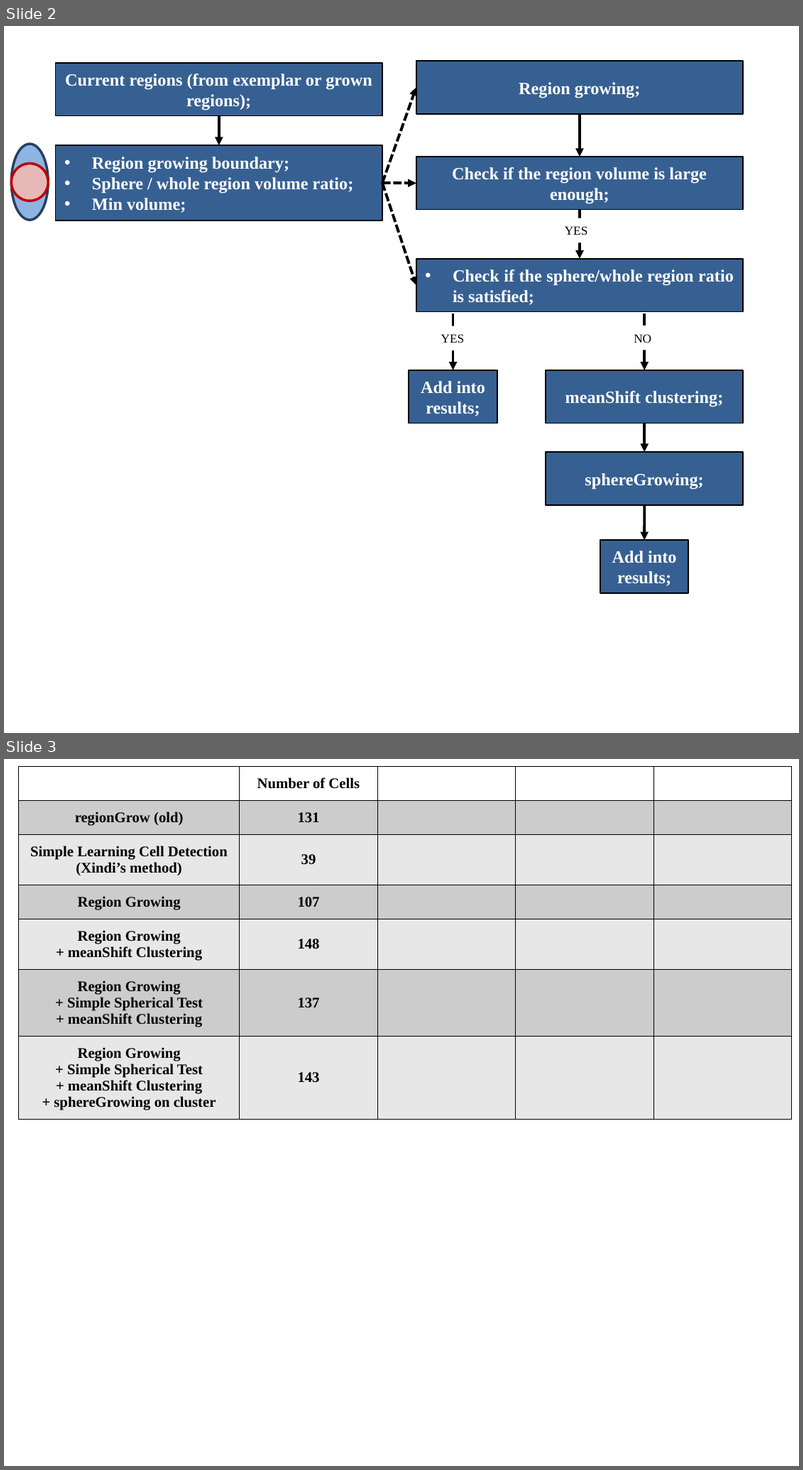
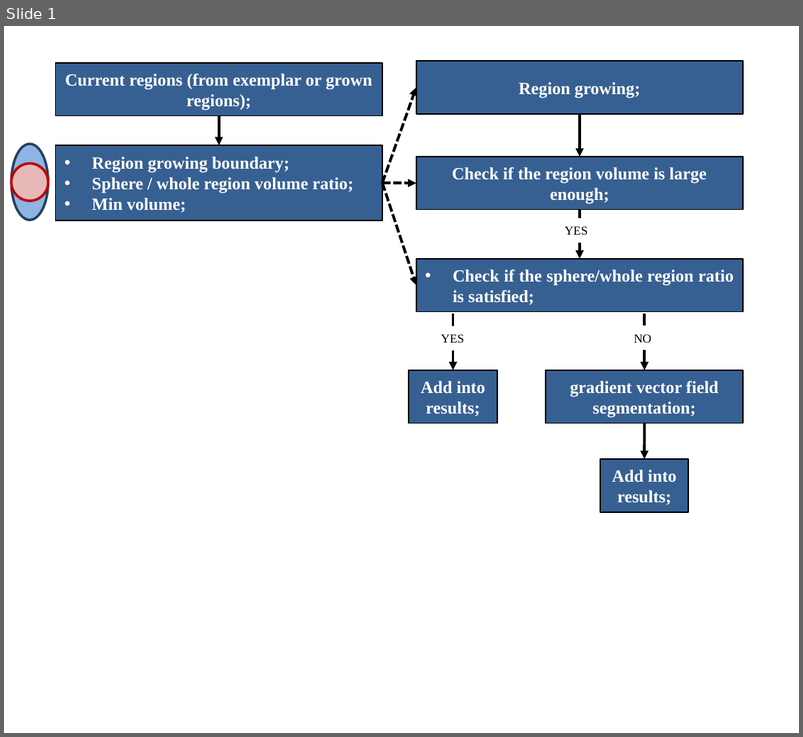
Before and after one commit to Vaa3D/vaa3d_tools, a slide deck: hackathon/xiang/cellSegmentation/scheme.pptx. Shown one above the other, each under a label of ours: slides 2 and 3 before the commit, slide 1 after it. The pictures are 803x1470 and 803x737 pixels, drawn with LibreOffice and Linux fonts; fonts in the diff are those of the drawing. Boxes give left, top, right and bottom in pixels: in the first picture for what was removed or moved away, otherwise in the second. Text is boxed around its words. In the diff, an @@ line names an element or a change of style, - is before the commit and + after.

```diff
--- a/hackathon/xiang/cellSegmentation/scheme.pptx
+++ b/hackathon/xiang/cellSegmentation/scheme.pptx
@@ slide 3 removed at <box>4,759,799,1466</box>, background #FFFFFF @@
@@ table removed at <box>19,766,791,1137</box>, 7 rows, 5 columns @@
- | Number of Cells |  |  | 
-regionGrow (old) | 131 |  |  | 
-Simple Learning Cell Detection / (Xindi’s method) | 39 |  |  | 
-Region Growing | 107 |  |  | 
-Region Growing / + meanShift Clustering | 148 |  |  | 
-Region Growing / + Simple Spherical Test / + meanShift Clustering | 137 |  |  | 
-Region Growing / + Simple Spherical Test / + meanShift Clustering / + sphereGrowing on cluster | 143 |  |  | 
@@ what was slide 2 is now slide 1 @@
@@ slide 1 changed as well @@
@@ text in rectangle at <box>570,381,719,418</box>: text changed @@
-meanShift clustering;
+gradient vector field segmentation;
@@ arrow moved from (644, 505) - (644, 540) to (644, 423) - (644, 459) @@
@@ arrow removed from (644, 423) to (644, 452) @@
@@ rectangle removed at <box>546,452,742,505</box> @@
-sphereGrowing;
@@ rectangle "Add into results;": place and size @@
-rectangle "Add into results;" at <box>600,540,688,593</box>
+rectangle "Add into results;" at <box>600,459,688,512</box>
```
Also in this commit, not shown: 2 other slides removed.
